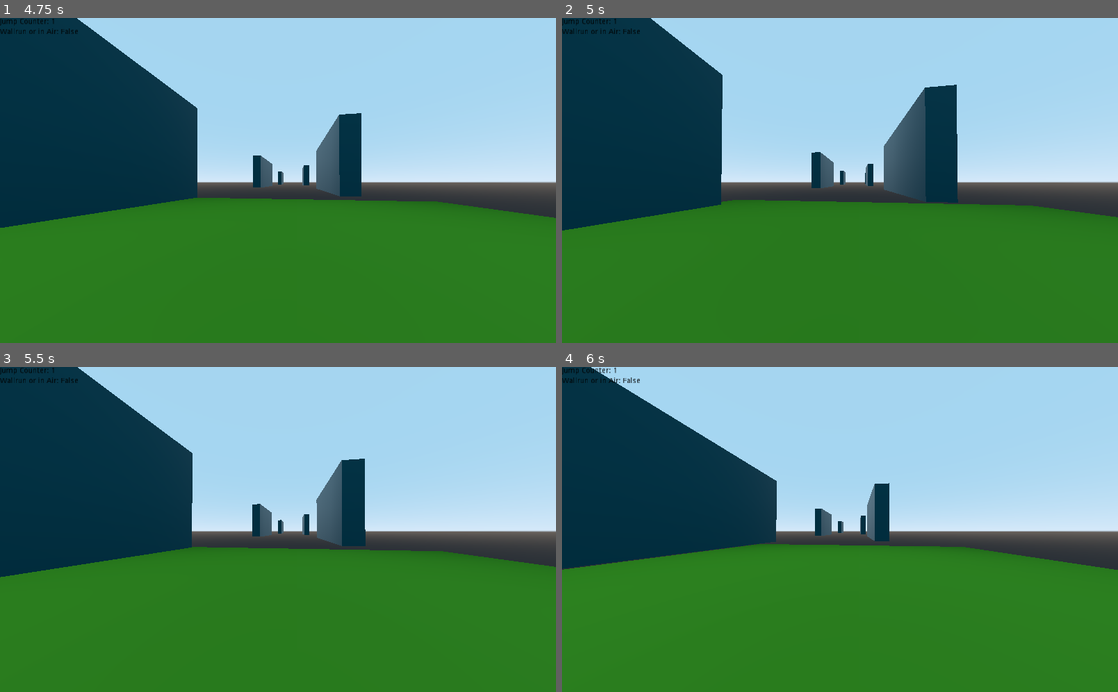
Above: before the commit, frames 1-4 (two rows, left to right).
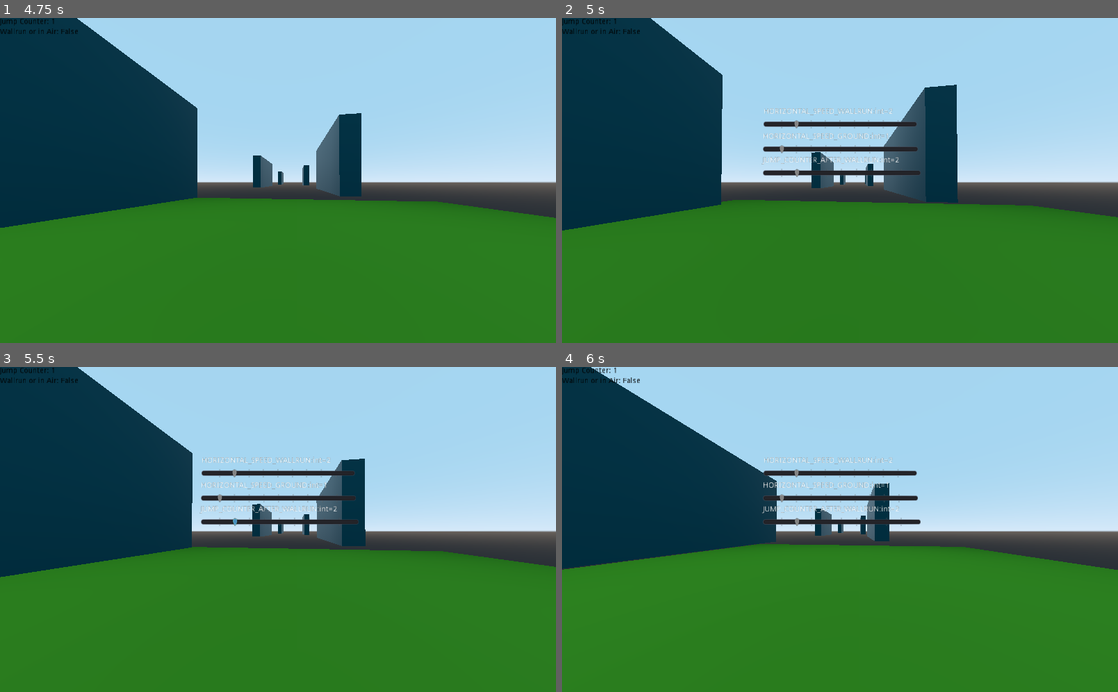
Above: after the commit, the same moments.

Repository: C0D3-M4513R/GhostRunnerEndless
Game: Godot game, scene res://L1.tscn
The game is run twice, just before and just after one commit, with the same random seed, the same clock (stepped at 60 frames per second) and the same inputs.
Inputs (mouse positions are in pixels of both pictures, inside the frame that each line leads up to):
- Up to frame 1 (4.75 s): move the mouse to (305, 180) at 0.52 s; hold W (movement_forward) from 0.53 s (still down); tap Space (movement_jump) at 0.77, 1.52, 3.02, 3.77, 4.52 s; move the mouse to (250, 180) at 1.27 s; move the mouse to (289, 174) at 2.02 s; move the mouse to (272, 187) at 2.77 s; move the mouse to (316, 183) at 3.52 s; tap R (respawn) at 4.15 s; move the mouse to (233, 177) at 4.27 s
- Up to frame 2 (5 s): keep holding W (movement_forward); tap Escape (ui_cancel) at 4.9 s
- Up to frame 3 (5.5 s): move the mouse to (305, 529) at 5.02 s; release W (movement_forward) at 5.03 s; hold S (movement_backward) from 5.03 s (still down)
- Up to frame 4 (6 s): move the mouse to (756, 448) at 5.77 s; release S (movement_backward) at 5.78 s; hold D (movement_right) from 5.78 s (still down)

Frame 1 is identical in both runs. In frame 2, 1.8% of the frame differs, in the area x 35-65%, y 27-49%; in frame 3, 1.8%; in frame 4, 1.9%, in the area x 36-65%, y 27-49%.

Commit message:
Add some Crude unintelligent Settings

Diff:
--- a/L1.tscn
+++ b/L1.tscn
@@ -1,10 +1,11 @@
-[gd_scene load_steps=12 format=2]
+[gd_scene load_steps=13 format=2]
 
 [ext_resource path="res://block_shader.tres" type="Material" id=1]
 [ext_resource path="res://Player.gd" type="Script" id=2]
 [ext_resource path="res://player.tres" type="Shape" id=3]
 [ext_resource path="res://plane_shader.tres" type="Material" id=4]
 [ext_resource path="res://block_col.tres" type="Shape" id=5]
+[ext_resource path="res://UI/VariableValue.gd" type="Script" id=6]
 
 [sub_resource type="GDScript" id=1]
 script/source = "extends Spatial
@@ -194,3 +195,37 @@
 __meta__ = {
 "_edit_use_anchors_": false
 }
+
+[node name="Settings" type="Control" parent="UI"]
+margin_left = 370.891
+margin_top = 166.0
+margin_right = 672.891
+margin_bottom = 313.0
+__meta__ = {
+"_edit_use_anchors_": false
+}
+
+[node name="HSW" type="Control" parent="UI/Settings"]
+margin_right = 283.0
+margin_bottom = 45.0
+script = ExtResource( 6 )
+propStr = "HORIZONTAL_SPEED_WALLRUN"
+
+[node name="HSG" type="Control" parent="UI/Settings"]
+margin_left = -0.707092
+margin_top = 46.0
+margin_right = 285.293
+margin_bottom = 90.0
+script = ExtResource( 6 )
+propStr = "HORIZONTAL_SPEED_GROUND"
+
+[node name="JCAW" type="Control" parent="UI/Settings"]
+margin_left = -1.0
+margin_top = 90.0
+margin_right = 290.0
+margin_bottom = 135.0
+script = ExtResource( 6 )
+__meta__ = {
+"_edit_use_anchors_": false
+}
+propStr = "JUMP_COUNTER_AFTER_WALLRUN"
--- a/Player.gd
+++ b/Player.gd
@@ -1,26 +1,34 @@
 class_name Player extends KinematicBody
 
-var wallrunOrInAir :bool = false
+
 const GRAVITY:float = -24.8*2
 var vel := Vector3()
 const MAX_SPEED:int = 16
 const JUMP_SPEED :int= 16
 const ACCEL :int= 4
+const DEACCEL:int = 16
+const MAX_SLOPE_ANGLE:int = 40
 
-const WALLRUN_HORIZONTAL_SPEED :int=100
-const HORIZONTAL_SPEED_GROUND :int =1
-var walkingSpeed:int = 1
+#Changabale settings
+export var HORIZONTAL_SPEED_WALLRUN :int=2
+export var HORIZONTAL_SPEED_GROUND :int =1
 
-const JUMP_COUNTER_AFTER_WALLRUN:int=1
-var jump_counter:int=0
+export var JUMP_COUNTER_AFTER_WALLRUN:int =2
 
+#No setting
+const Wallrun=preload("res://wallrun.gd")
 var wallrun_processor:Wallrun
 const WALLRUN_DEN:float = 2.0
 
+#Dynamically changing
+var walkingSpeed:int = 1
+var wallrunOrInAir :bool = false
+var jump_counter:int=0
+
+
+
 var dir := Vector3()
 
-const DEACCEL:int = 16
-const MAX_SLOPE_ANGLE:int = 40
 
 var camera:Camera
 var rotation_helperx:Spatial
@@ -28,6 +36,7 @@
 var respawnAnchor:Spatial
 var jumpCounter:Label
 var wallrunOrInAirLabel:Label
+var settings:Control
 
 var MOUSE_SENSITIVITY:float = 0.1
 
@@ -35,9 +44,11 @@
 	camera = $Rotation_Helper_X/Rotation_Helper_Z/Camera
 	rotation_helperx = $Rotation_Helper_X
 	rotation_helperz = $Rotation_Helper_X/Rotation_Helper_Z
-	respawnAnchor = get_node("../RespawnPoint")
-	jumpCounter=get_node("../UI/jumpCounter")
-	wallrunOrInAirLabel=get_node("../UI/wallrunOrAir")
+	respawnAnchor = get_node("/root/root/RespawnPoint")
+	jumpCounter=get_node("/root/root/UI/jumpCounter")
+	wallrunOrInAirLabel=get_node("/root/root/UI/wallrunOrAir")
+	settings=get_node("/root/root/UI/Settings")
+	settings.hide()
 
 	wallrun_processor=Wallrun.new()
 	wallrun_processor.set_func_is_on_wall(funcref(self,"is_only_on_wall"))
@@ -97,7 +108,7 @@
 	# ----------------------------------
 	# Walking
 	if wallrunOrInAir:
-		walkingSpeed = WALLRUN_HORIZONTAL_SPEED
+		walkingSpeed = HORIZONTAL_SPEED_WALLRUN
 	elif is_on_floor():
 		walkingSpeed = HORIZONTAL_SPEED_GROUND
 
@@ -128,8 +139,12 @@
 	if Input.is_action_just_pressed("ui_cancel"):
 		if Input.get_mouse_mode() == Input.MOUSE_MODE_VISIBLE:
 			Input.set_mouse_mode(Input.MOUSE_MODE_CAPTURED)
+			settings.hide()
 		else:
 			Input.set_mouse_mode(Input.MOUSE_MODE_VISIBLE)
+			settings.show()
+
+
 	# ----------------------------------
 
 func process_movement(delta):
@@ -149,6 +164,8 @@
 
 	var target := dir
 	target *= MAX_SPEED
+	if wallrunOrInAir:
+		target*=HORIZONTAL_SPEED_WALLRUN
 
 	var accel:int
 	if dir.dot(hvel) > 0:
--- /dev/null
+++ b/UI/VariableValue.gd
@@ -0,0 +1,55 @@
+extends Control
+class_name VariableValue
+
+
+export var playerStr:String="/root/root/Player"
+export var propStr:String
+var propType:String
+export var sliderMin = 0
+export var sliderMax = 10
+export var sliderStep = 1
+
+var player:Player
+var slider:HSlider
+var label:Label
+
+const VariantParser=preload("res://Utils.gd")
+
+func _ready():
+	player=get_node(playerStr)
+	propType=VariantParser.variantParser(player.get(propStr))
+	#Create Child objects
+
+	#Create a new Label and set it's initial value
+	label=Label.new()
+	add_child(label)
+	label.set_text(propStr + ":%s="%propType +str(player.get(propStr)))
+	label.set_anchor_and_margin(MARGIN_TOP,0,0,true)
+	label.set_anchor_and_margin(MARGIN_LEFT,0,0,true)
+	label.set_anchor_and_margin(MARGIN_RIGHT,anchor_right,margin_right)
+	label.set_anchor_and_margin(MARGIN_BOTTOM,16,16)
+
+	#Create New slider and set it's position
+	slider=HSlider.new()
+	add_child(slider)
+	slider.set_anchor_and_margin(MARGIN_TOP,0,16,true)
+	slider.set_anchor_and_margin(MARGIN_LEFT,0,0,true)
+	slider.set_anchor_and_margin(MARGIN_RIGHT,1,0)
+	slider.set_anchor_and_margin(MARGIN_BOTTOM,1,0)
+	#Set Slider Defaults
+	var propVal = player.get(propStr)
+	slider.set_value(propVal)
+	slider.set_min(sliderMin)
+	slider.set_max(sliderMax)
+	slider.set_step(sliderStep)
+	slider.set_ticks((sliderMax-sliderMin+1)/sliderStep)
+	#Connect Actual Var change
+	slider.connect("value_changed",self,"value_changed")
+
+#func _draw():
+#	draw_circle(Vector2(0,0),1,Color(255,255,255))
+
+#Note Here the accuracy of the actual change may not be perfect, if you think, that
+func value_changed(value:float):
+	player.set(propStr,value)
+	label.set_text(propStr + ":%s="%propType +str(player.get(propStr)))
--- /dev/null
+++ b/Utils.gd
@@ -0,0 +1,73 @@
+extends Node
+static func variantParser(val)->String:
+	match typeof(val):
+		TYPE_NIL:
+			return "null"
+		TYPE_BOOL:
+			return "bool"
+		TYPE_INT:
+			return "int"
+		TYPE_REAL:#float
+			return "float"
+		TYPE_STRING:
+			return "String"
+		TYPE_VECTOR2:
+			return "Vector2"
+		TYPE_RECT2:
+			return "Rect2"
+		TYPE_VECTOR3:
+			return "Vector3"
+		TYPE_TRANSFORM2D:
+			return "Transform2D"
+		TYPE_PLANE:
+			return "Plane"
+		TYPE_QUAT:
+			return "Quat"
+		TYPE_AABB:
+			return "AABB"
+		TYPE_BASIS:
+			return "Basis"
+		TYPE_TRANSFORM:
+			return "Transform"
+		TYPE_COLOR:
+			return "Color"
+		TYPE_NODE_PATH:
+			return "NodePath"
+		TYPE_RID:
+			return "RID"
+		TYPE_OBJECT:
+			return "Object"
+		TYPE_DICTIONARY:
+			return "Dictionary"
+		TYPE_ARRAY:
+			return "Array"
+		TYPE_RAW_ARRAY:
+			return "PoolByteArray"
+		TYPE_INT_ARRAY:
+			return "PoolIntArray"
+		TYPE_REAL_ARRAY:
+			return "PoolRealArray"
+		TYPE_STRING_ARRAY:
+			return "PoolStringArray"
+		TYPE_VECTOR2_ARRAY:
+			return "PoolVector2Array"
+		TYPE_VECTOR3_ARRAY:
+			return "PoolVector3Array"
+		TYPE_COLOR_ARRAY:
+			return "PoolColorArray"
+		TYPE_MAX:
+			printerr("For some reason Variant was TYPE_MAX.\n Calls depending on this function's return value WILL FAIL!")
+			push_warning("TYPE_MAX found as Variant Type")
+			print_stack()
+			assert (false)
+			return ""
+		_:
+			#This should only run, if the type of val is for some reason Type_Max
+			printerr(
+"""This Should NEVER appear. If it does, it means, that you are using a newer version of Godot than 3.2.3, or that the dev or Godot has done something wrong.
+If you see this, report it immeadiately to the devs of the Game. They should know, if it is a valid concern.
+This is a critical error, because we do NOT know, what additional Types there could be hiding here.""")
+			push_error("Unknown Variant Type: "+str(typeof(val)))
+			print_stack()
+			assert (false)
+			return ""
--- a/project.godot
+++ b/project.godot
@@ -14,14 +14,14 @@
 "language": "GDScript",
 "path": "res://Player.gd"
 }, {
-"base": "Reference",
-"class": "Wallrun",
+"base": "Control",
+"class": "VariableValue",
 "language": "GDScript",
-"path": "res://wallrun.gd"
+"path": "res://UI/VariableValue.gd"
 } ]
 _global_script_class_icons={
 "Player": "",
-"Wallrun": ""
+"VariableValue": ""
 }
 
 [application]
--- a/wallrun.gd
+++ b/wallrun.gd
@@ -1,5 +1,3 @@
-class_name Wallrun
-
 const TIMEOUT:int=25
 var timeout:int=0
 
